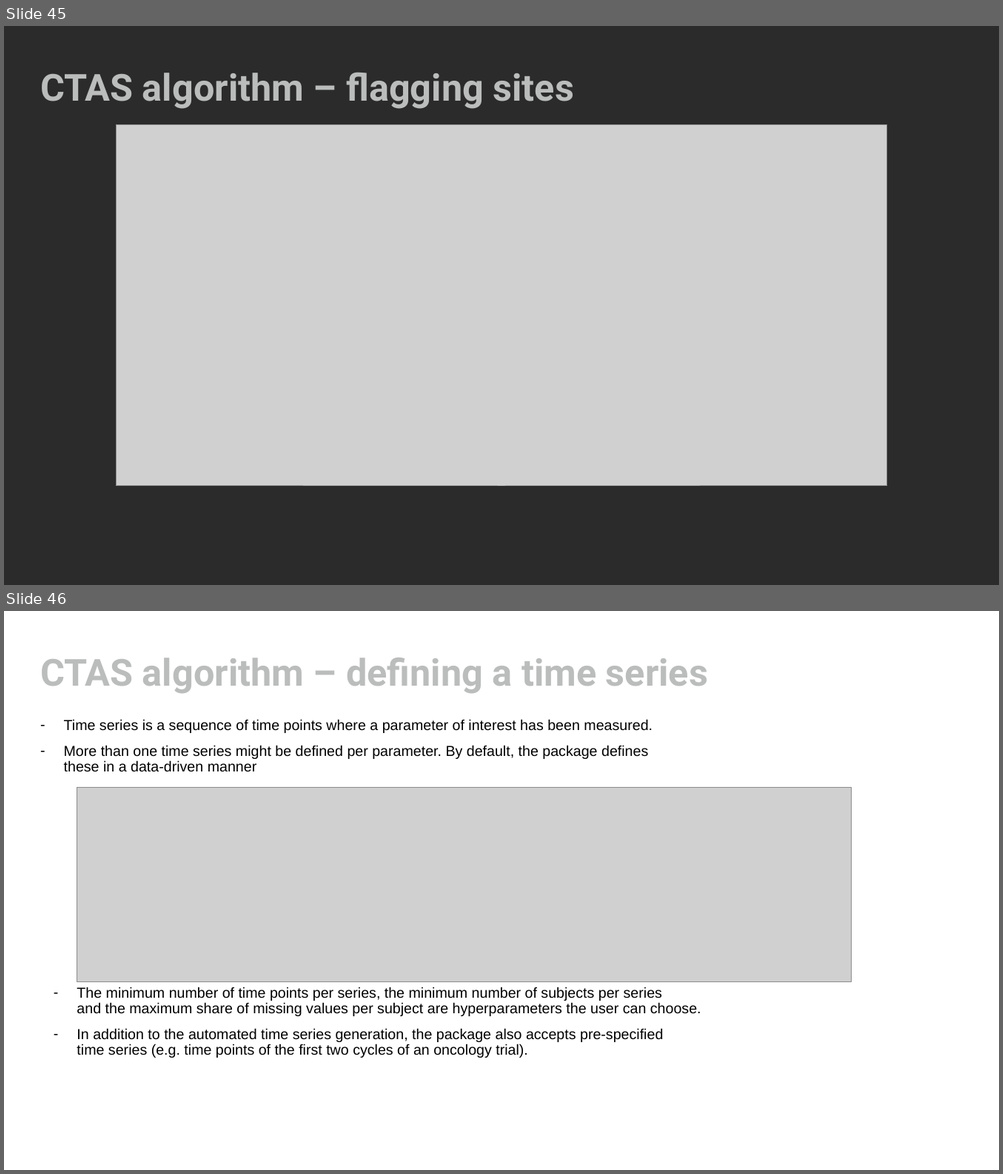
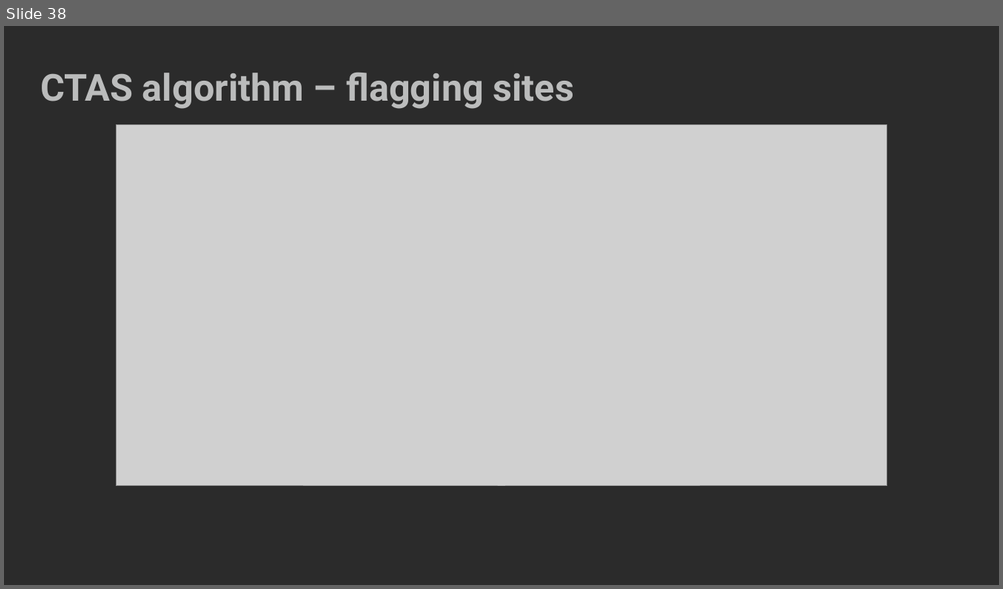
Before and after one commit to OpenRBQM/openRBQM-workshop-EU25, a slide deck: OpenRBQMWorkshop.pptx. Shown one above the other, each under a label of ours: slides 45 and 46 before the commit, slide 38 after it. The pictures are 1003x1174 and 1003x589 pixels, drawn with LibreOffice and Linux fonts; fonts in the diff are those of the drawing; grey boxes stand for pictures; background and template pictures are left out; a plain dark background stands for a picture behind light text. Boxes give left, top, right and bottom in pixels: in the first picture for what was removed or moved away, otherwise in the second. Text is boxed around its words. In the diff, an @@ line names an element or a change of style, - is before the commit and + after.

```diff
--- a/OpenRBQMWorkshop.pptx
+++ b/OpenRBQMWorkshop.pptx
@@ slide 46 removed at (4, 611, 999, 1170), background picture (left out) @@
@@ title removed at (40, 658, 708, 693) @@
-CTAS algorithm – defining a time series
@@ text removed at (64, 719, 652, 772) @@
-– Time series is a sequence of time points where a parameter of interest has been measured.
-– More than one time series might be defined per parameter. By default, the package defines
-  these in a data-driven manner
@@ picture removed at (77, 788, 851, 982) @@
@@ text removed at (77, 987, 701, 1058) @@
-– The minimum number of time points per series, the minimum number of subjects per series
-  and the maximum share of missing values per subject are hyperparameters the user can choose.
-– In addition to the automated time series generation, the package also accepts pre-specified
-  time series (e.g. time points of the first two cycles of an oncology trial).
@@ what was slide 45 is now slide 38 @@
```
Also in this commit, not shown: 1 slide changed, 1 slide added, 18 other slides removed.
